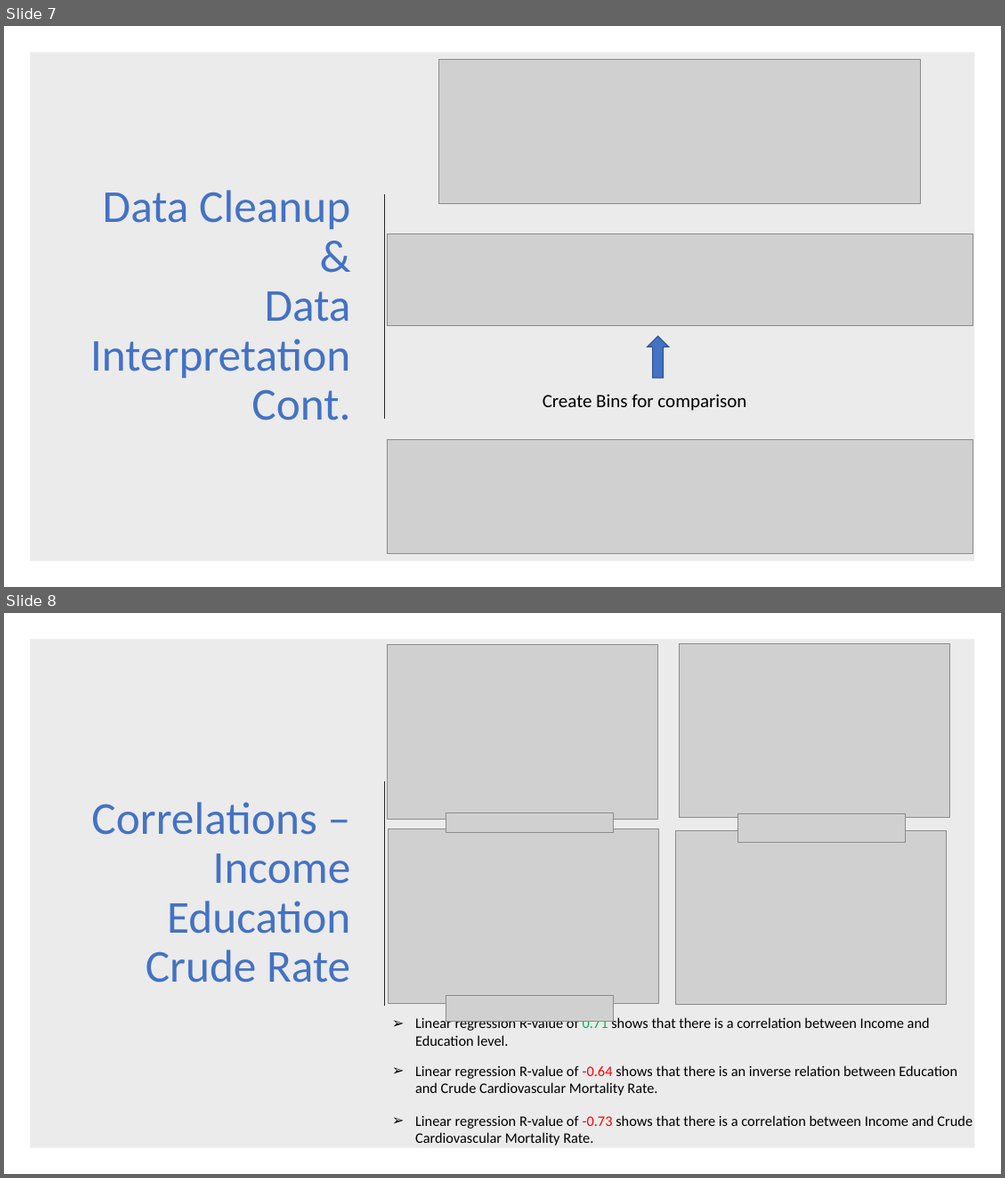
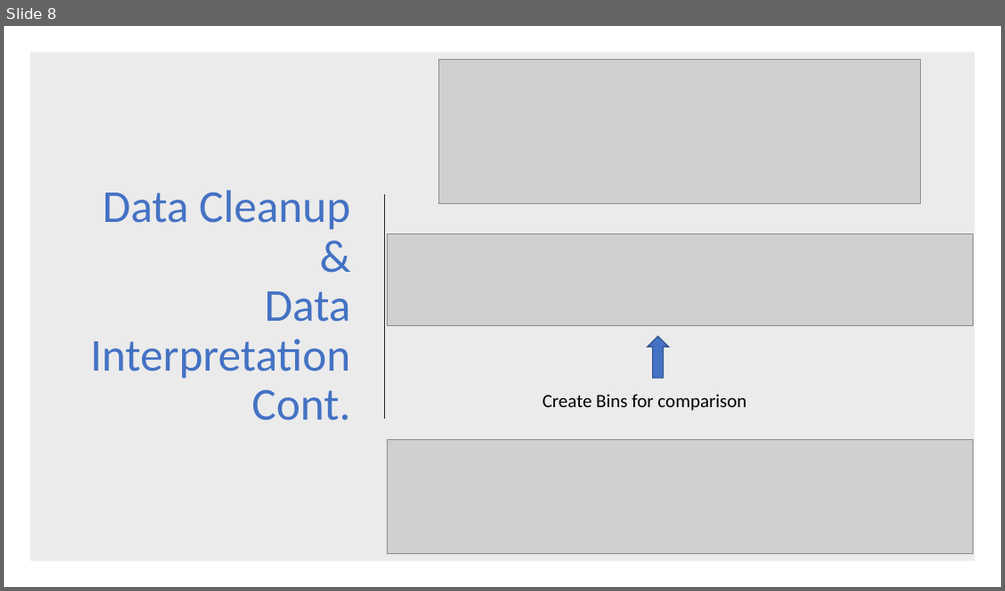
Before and after one commit to coreykretzmer9/CVD_Final_Project, a slide deck: First Project Data and Code/Cardiovascular Mortality Presentation CJK edits.pptx. Shown one above the other, each under a label of ours: slides 7 and 8 before the commit, slide 8 after it. The pictures are 1005x1178 and 1005x591 pixels, drawn with LibreOffice and Linux fonts; fonts in the diff are those of the drawing; grey boxes stand for pictures. Boxes give left, top, right and bottom in pixels: in the first picture for what was removed or moved away, otherwise in the second. Text is boxed around its words. In the diff, an @@ line names an element or a change of style, - is before the commit and + after.

```diff
--- a/First Project Data and Code/Cardiovascular Mortality Presentation CJK edits.pptx
+++ b/First Project Data and Code/Cardiovascular Mortality Presentation CJK edits.pptx
@@ slide 8 removed at (x1=4, y1=613, x2=1001, y2=1174), background #FFFFFF @@
@@ rectangle removed at (x1=30, y1=639, x2=975, y2=1148) @@
@@ picture removed at (x1=388, y1=645, x2=658, y2=819) @@
@@ picture removed at (x1=680, y1=643, x2=950, y2=818) @@
@@ line removed from (385, 781) to (385, 1005) @@
@@ title removed at (x1=91, y1=802, x2=351, y2=982) @@
-Correlations – Income
-Education
-Crude Rate
@@ picture removed at (x1=446, y1=813, x2=614, y2=832) @@
@@ picture removed at (x1=738, y1=813, x2=906, y2=842) @@
@@ picture removed at (x1=388, y1=829, x2=658, y2=1004) @@
@@ picture removed at (x1=676, y1=831, x2=947, y2=1005) @@
@@ picture removed at (x1=446, y1=995, x2=614, y2=1021) @@
@@ text removed at (x1=415, y1=1016, x2=972, y2=1145) @@
-➢ Linear regression R-value of 0.71 shows that there is a correlation between Income and Education level.
-➢ Linear regression R-value of -0.64 shows that there is an inverse relation between Education and Crude Cardiovascular Mortality Rate.
-➢ Linear regression R-value of -0.73 shows that there is a correlation between Income and Crude Cardiovascular Mortality Rate.
@@ what was slide 7 is now slide 8 @@
```
Also in this commit, not shown: 4 slides changed, 2 slides added, 6 other slides removed, 9 other files.
